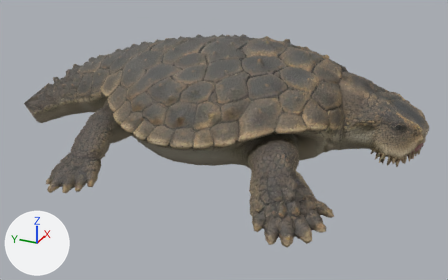
What one commit did to the glTF model public/assets/triassic/creatures/henodus.glb.
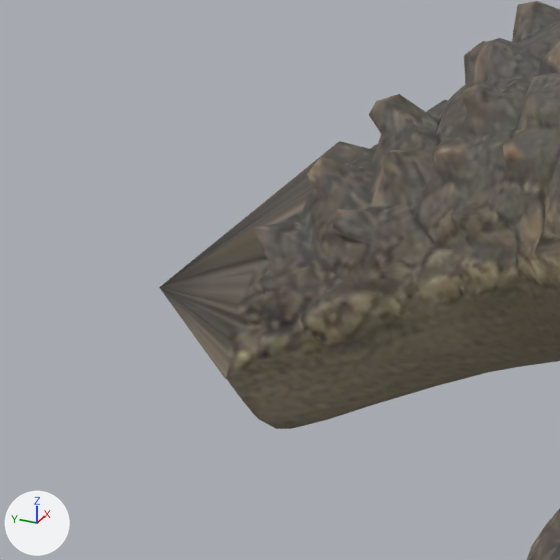
There are two pictures of each version: one whole from a 50 mm lens placed at (-5.8, -2.95, 2.33), pointed at (-0.09, -0.38, -0.53), one close up on the part from 0% to 18% of the width and 23% to 50% of the height. Every picture has the same lights, and +X, +Y and +Z are marked at lower left. The last two pictures show the newer version. Vertices at exactly the same position are counted once.

The first close-up shows 'Henodus authored body'.
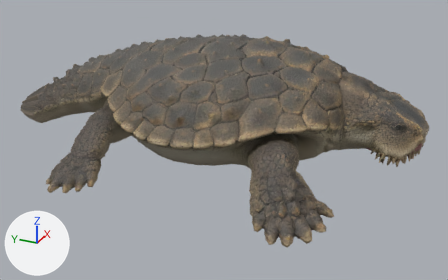
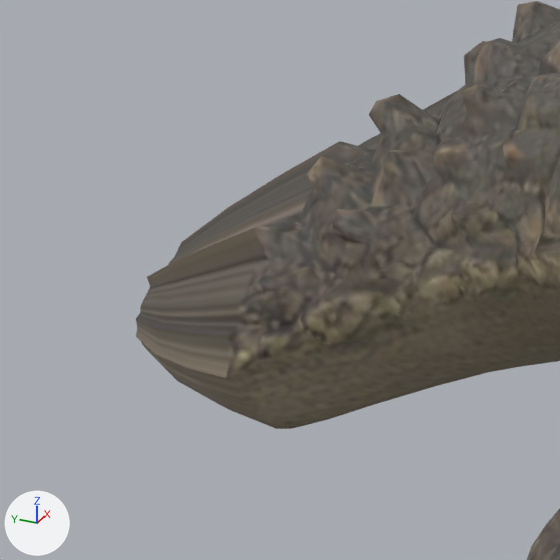
What the commit changed:
me_tripo_mesh_521afa1a_b50a_4d12_add2_cc8f441e88f0 is used by ob_henodus_authored_body; location (0.0, 0.0, 0.0).
me_tripo_mesh_521afa1a_b50a_4d12_add2_cc8f441e88f0 had 8991 vertices, 17770 faces and spanned x -1.74..1.74, y -2.5..2.5, z -0.61..0.61.
me_tripo_mesh_521afa1a_b50a_4d12_add2_cc8f441e88f0 now has 9495 vertices, 18778 faces and spans x -1.74..1.74, y -2.5..2.5, z -0.62..0.61.
me_tripo_mesh_521afa1a_b50a_4d12_add2_cc8f441e88f0 part 1: 504 vertices added at x -0.5..0.52, y 1.99..2.33, z -0.62..-0.22.

Pixel boxes [x1, y1, x2, y2] of what changed, in the close-ups (560 x 560 px):
'Henodus authored body', reshaped
    before: [159, 1, 560, 560]
    after: [136, 1, 560, 560]
part 1 of me_tripo_mesh_521afa1a_b50a_4d12_add2_cc8f441e88f0, added
    after: [136, 90, 458, 428]
